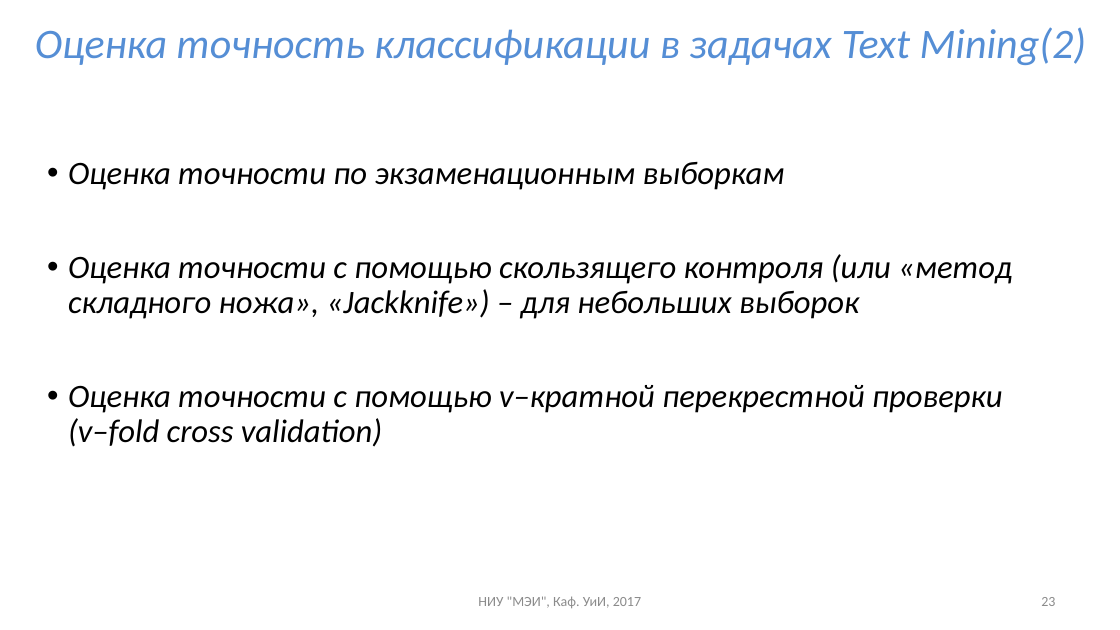
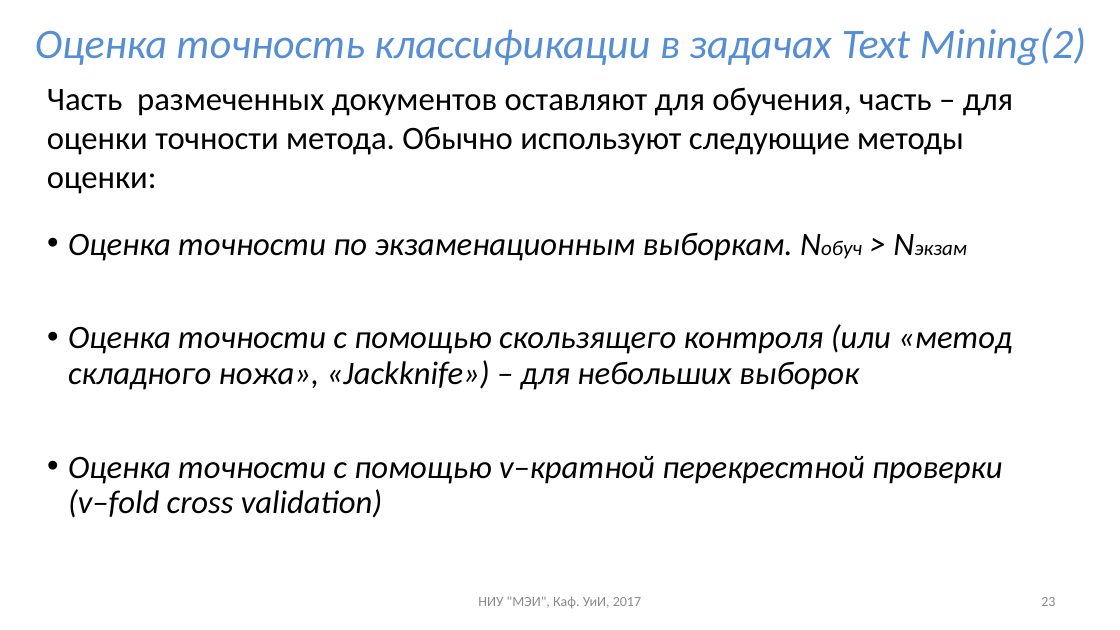
Before and after one commit to uii-mpei/uii-mpei.github.io, a slide deck: slide 23 of study/courses/iis/IIS_lec_2.pptx. Drawn at 1120x630 pixels with LibreOffice and Linux fonts; fonts in the diff are those of the drawing. Boxes give left, top, right and bottom in pixels: in the first picture for what was removed or moved away, otherwise in the second. Text is boxed around its words. In the diff, an @@ line names an element or a change of style, - is before the commit and + after.

```diff
--- a/study/courses/iis/IIS_lec_2.pptx
+++ b/study/courses/iis/IIS_lec_2.pptx
@@ text added at [47,88,1013,194], 28 pt, text #000000 @@
+Часть размеченных документов оставляют для обучения, часть – для оценки точности метода. Обычно используют следующие методы оценки:
@@ text "Оценка точности по экзаменационным выборкам. ...": place and size @@
-text "Оценка точности по экзаменационным выборкам. ..." at [68,162,1012,447]
+text "Оценка точности по экзаменационным выборкам. ..." at [68,233,1012,518]
@@ text at [68,233,793,261]: text changed @@
-• Оценка точности по экзаменационным выборкам
+• Оценка точности по экзаменационным выборкам. Nобуч > Nэкзам
```
Also in this commit, not shown: 4 other slides changed, 3 other files.
